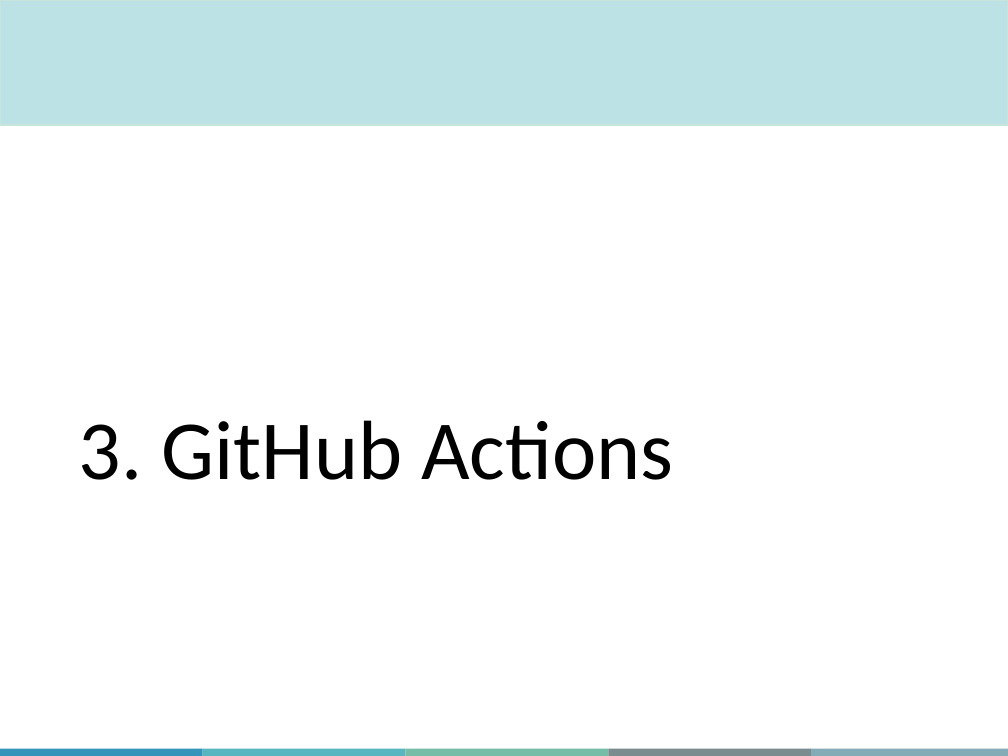
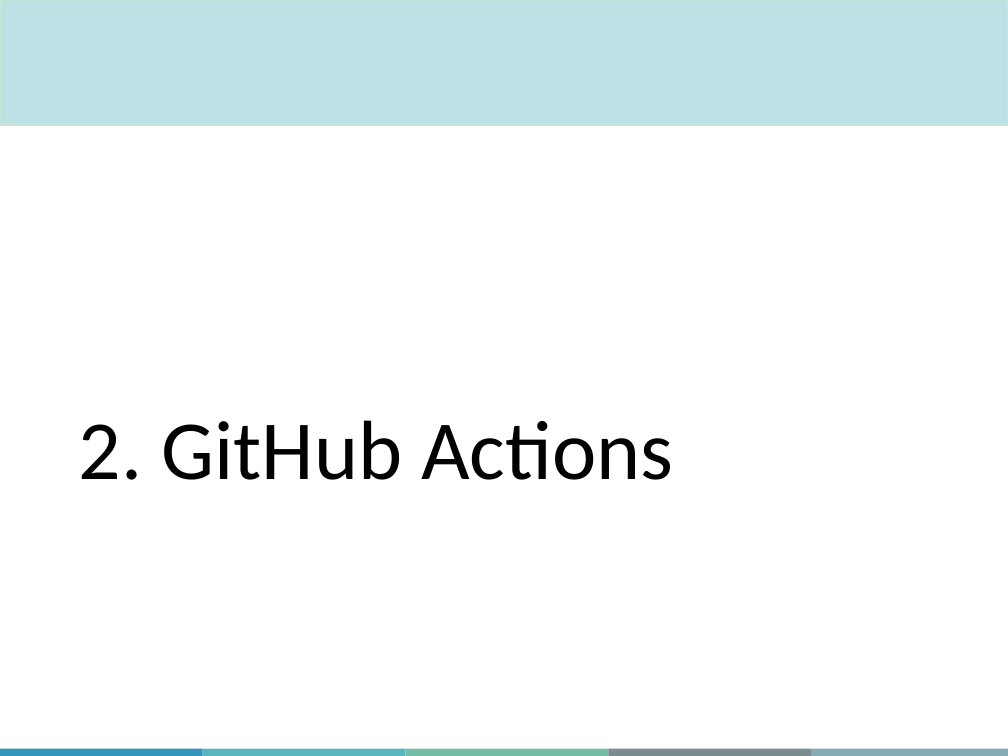
Before and after one commit to QLS-MiCM/RPackageDevelopment, a slide deck: slide 40 of Slides/RPackageDevelopment_Slides.pptx. Drawn at 1008x756 pixels with LibreOffice and Linux fonts; fonts in the diff are those of the drawing; background and template pictures are left out. Boxes give left, top, right and bottom in pixels: in the first picture for what was removed or moved away, otherwise in the second. Text is boxed around its words. In the diff, an @@ line names an element or a change of style, - is before the commit and + after.

```diff
--- a/Slides/RPackageDevelopment_Slides.pptx
+++ b/Slides/RPackageDevelopment_Slides.pptx
@@ title at [79, 420, 673, 480]: text changed @@
-3. GitHub Actions
+2. GitHub Actions
```
Also in this commit, not shown: 10 other slides changed.
